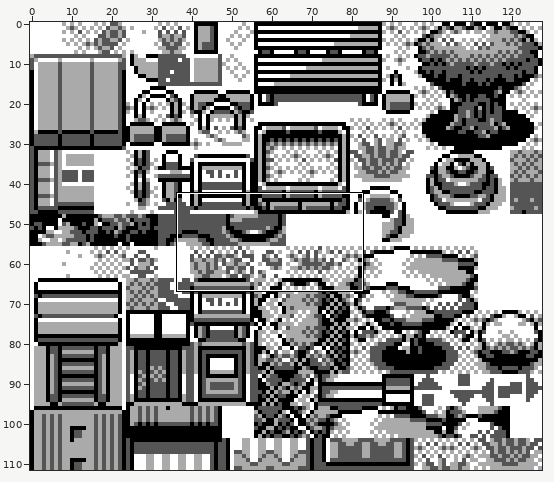
One commit to this sprite sheet: gfx/tilesets/park.png. The picture above shows the old version from afar; the outline marks the close-up.
Close-up. The starting point:
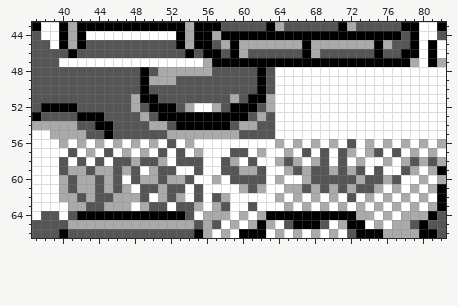
The file is 128x112 pixels. Shown: x 37..82, y 43..66.
After:
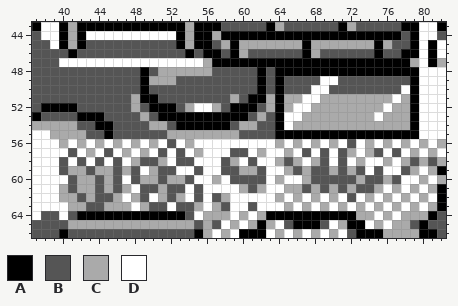
Palette (. is transparent): A #000000  B #555555  C #aaaaaa  D #ffffff
The exact change:
Colour D becomes colour A in row 48 at x 64 to 79; in rows 49 to 54 at x 64 and 79; in row 55 at x 64 to 79.
Colour D becomes colour B in row 49 at x 65 to 68 and 71 to 78; in row 50 at x 65 to 67 and 70 to 77.
Colour D becomes colour C in row 51 at x 65 to 66, 69 to 76 and 78; in row 52 at x 65, 68 to 75 and 77 to 78; in row 53 at x 67 to 74 and 76 to 78; in row 54 at x 66 to 78.
Colour B becomes colour D in row 58 at x 47 and 55.
Colour C becomes colour D in row 60 at x 40; in row 62 at x 47.
